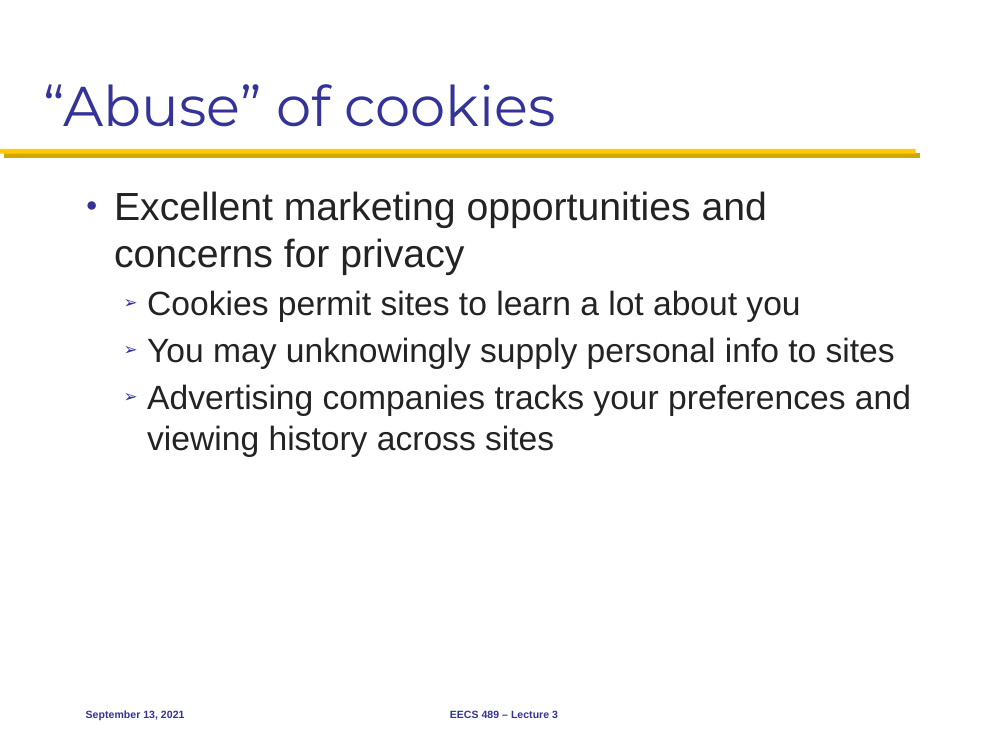
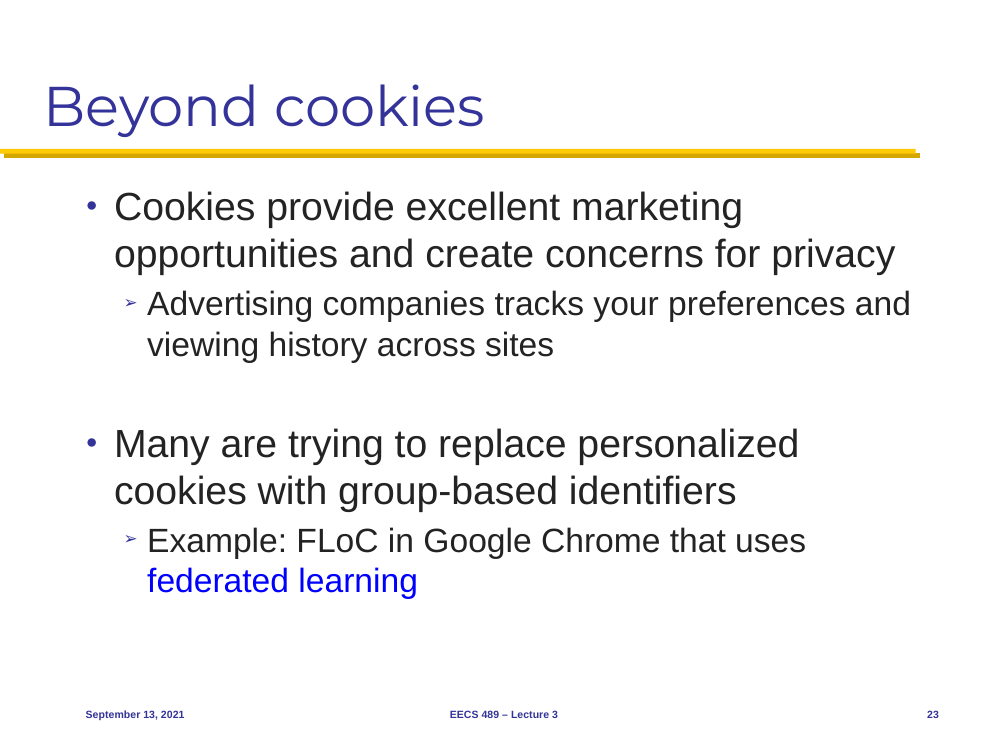
Before and after one commit to mosharaf/eecs489, a slide deck: slide 23 of Slides/091321.pptx. Drawn at 1008x756 pixels with LibreOffice and Linux fonts; fonts in the diff are those of the drawing. Boxes give left, top, right and bottom in pixels: in the first picture for what was removed or moved away, otherwise in the second. Text is boxed around its words. In the diff, an @@ line names an element or a change of style, - is before the commit and + after.

Commit message:
Updates for Sep 13 slides.

```diff
--- a/Slides/091321.pptx
+++ b/Slides/091321.pptx
@@ title at box(44, 84, 485, 137): text changed @@
-“Abuse” of cookies
+Beyond cookies
@@ text at box(114, 191, 895, 275): text changed; size 24 to 28 pt @@
-● Excellent marketing opportunities and
-  concerns for privacy
-  ➢ Cookies permit sites to learn a lot about you
-  ➢ You may unknowingly supply personal info to sites
+● Cookies provide excellent marketing opportunities and create concerns for privacy
@@ text at box(114, 428, 806, 599): paragraphs added @@
+● Many are trying to replace personalized cookies with group-based identifiers
+  ➢ Example: FLoC in Google Chrome that uses federated learning
@@ page number added at box(927, 710, 939, 718), 7.5 pt, text #333399 @@
+23
```
Also in this commit, not shown: 44 other slides changed.
